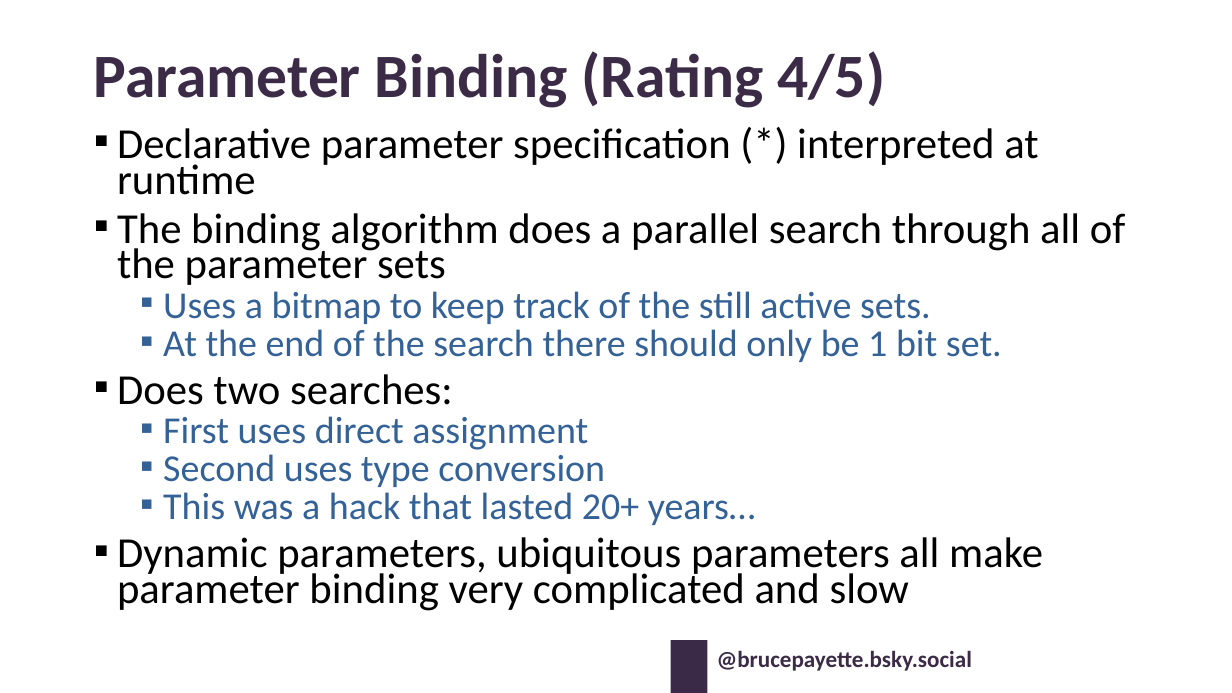
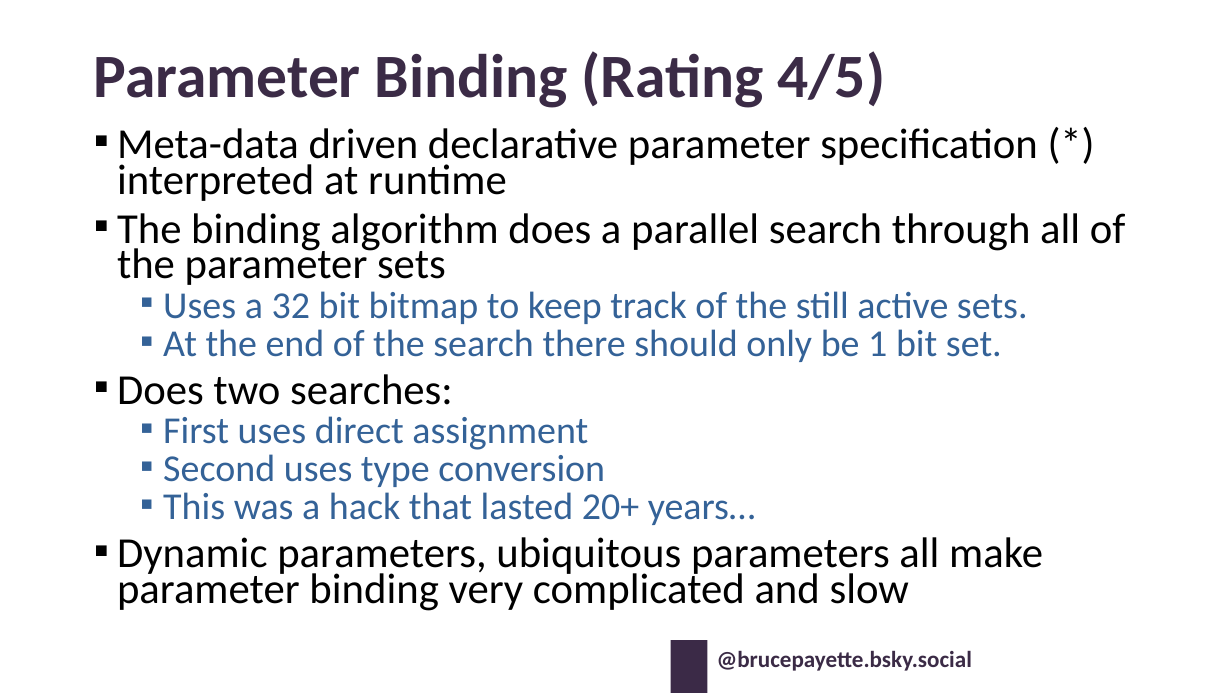
Before and after one commit to BrucePay/BraidLang, a slide deck: slide 13 of PSCONF26_Payette_Designing_PowerShell.pptx. Drawn at 1232x693 pixels with LibreOffice and Linux fonts; fonts in the diff are those of the drawing; background and template pictures are left out. Boxes give left, top, right and bottom in pixels: in the first picture for what was removed or moved away, otherwise in the second. Text is boxed around its words. In the diff, an @@ line names an element or a change of style, - is before the commit and + after.

```diff
--- a/PSCONF26_Payette_Designing_PowerShell.pptx
+++ b/PSCONF26_Payette_Designing_PowerShell.pptx
@@ text at box(117, 128, 1038, 201): text changed @@
-▪ Declarative parameter specification (*) interpreted at runtime
+▪ Meta-data driven declarative parameter specification (*) interpreted at runtime
@@ text at box(163, 291, 1028, 324): text changed @@
-  ▪ Uses a bitmap to keep track of the still active sets.
+  ▪ Uses a 32 bit bitmap to keep track of the still active sets.
```
Also in this commit, not shown: 13 other slides changed, 1 slide added, 2 other files.
